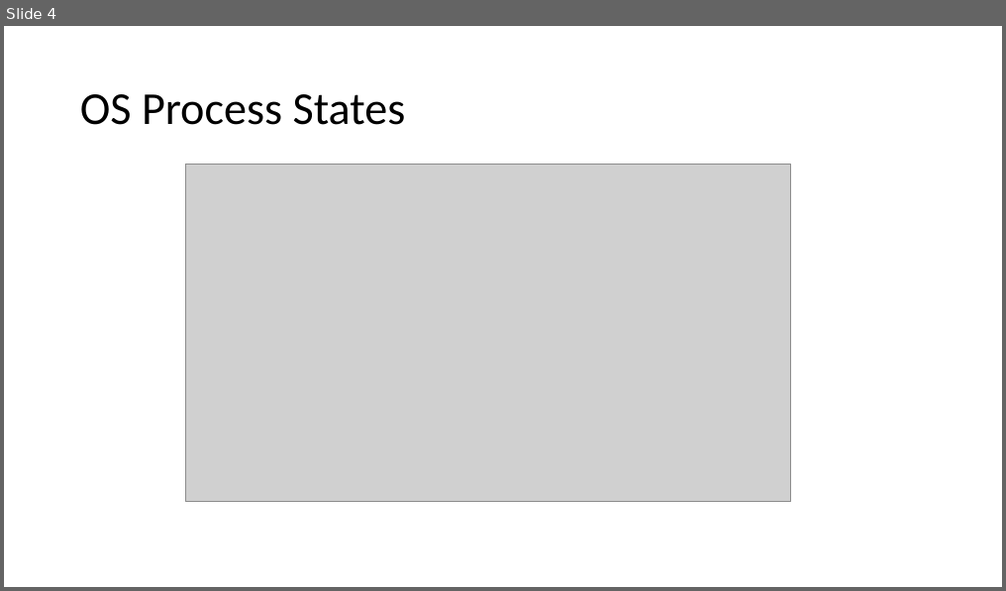
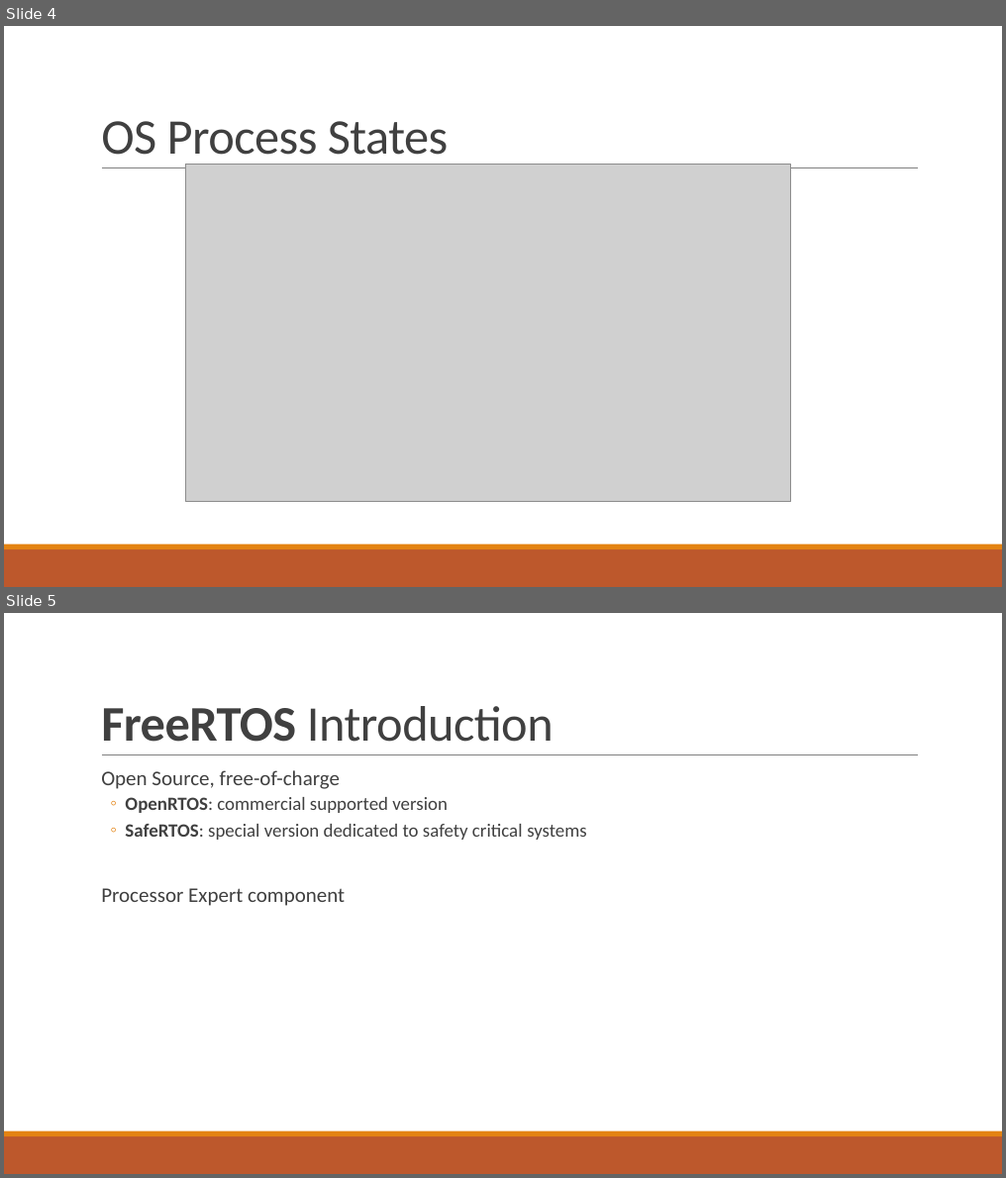
Before and after one commit to tfineich/INTRO_Projekt, a slide deck: Recap_SW5_Ineichen_Stecher.pptx. Shown one above the other, each under a label of ours: slide 4 before the commit, slides 4 and 5 after it. The pictures are 1006x591 and 1006x1178 pixels, drawn with LibreOffice and Linux fonts; fonts in the diff are those of the drawing; grey boxes stand for pictures. Boxes give left, top, right and bottom in pixels: in the first picture for what was removed or moved away, otherwise in the second. Text is boxed around its words. In the diff, an @@ line names an element or a change of style, - is before the commit and + after.

```diff
--- a/Recap_SW5_Ineichen_Stecher.pptx
+++ b/Recap_SW5_Ineichen_Stecher.pptx
@@ slide 5 added at bbox=[4, 613, 1002, 1174], background #FFFFFF; not listed: 3 template elements that a slide beside it also shows @@
@@ title added at bbox=[101, 706, 553, 742], 48 pt, text #404040 @@
+FreeRTOS Introduction
@@ text added at bbox=[101, 770, 587, 906], 18 pt, text #404040 @@
+  Open Source, free-of-charge
+  ◦ OpenRTOS: commercial supported version
+  ◦ SafeRTOS: special version dedicated to safety critical systems
+  Processor Expert component
@@ slide 4 changed as well @@
@@ title "OS Process States": place and size @@
-title "OS Process States" at bbox=[80, 94, 406, 125]
+title "OS Process States" at bbox=[101, 121, 449, 166]
@@ title "OS Process States" at bbox=[101, 121, 449, 166]: size 44 to 48 pt, text colour #000000 to #404040, letter spacing 0 to -0.5 pt; line spacing 0.9 to 0.85; vertical alignment middle to bottom @@
@@ line added from (102, 169) to (918, 169), #808080 0.5 pt @@
@@ rectangle added at bbox=[4, 550, 1002, 587], fill #BD582C @@
@@ rectangle added at bbox=[4, 545, 1002, 550], fill #E48312 @@
```
Also in this commit, not shown: 4 other slides changed, 8 other slides added.
